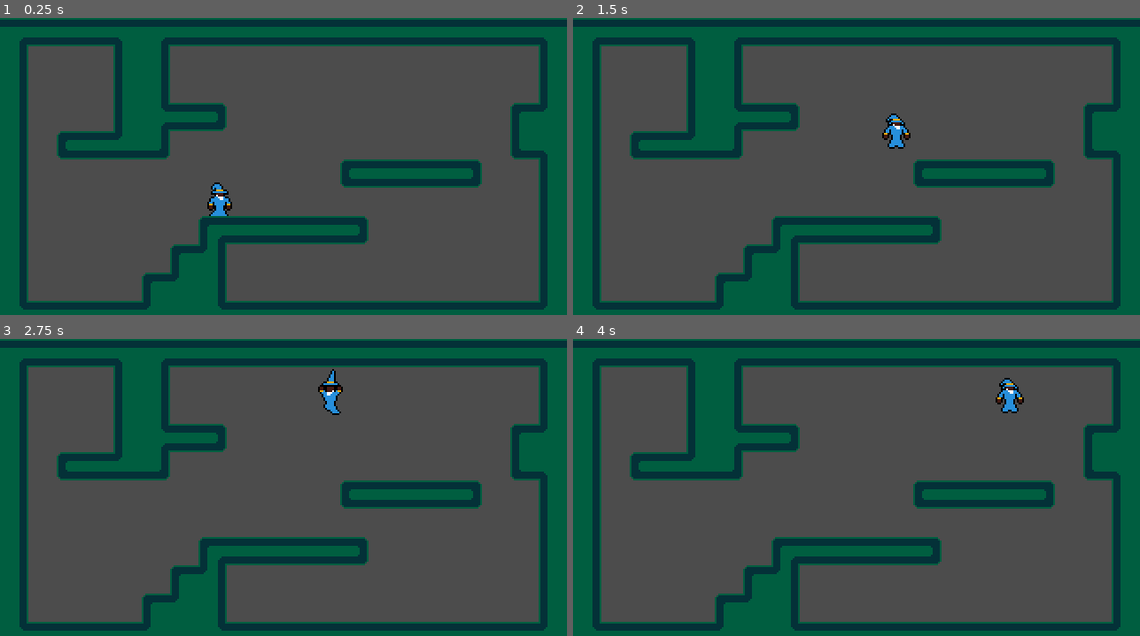
Above: before the commit, frames 1-4 (two rows, left to right).
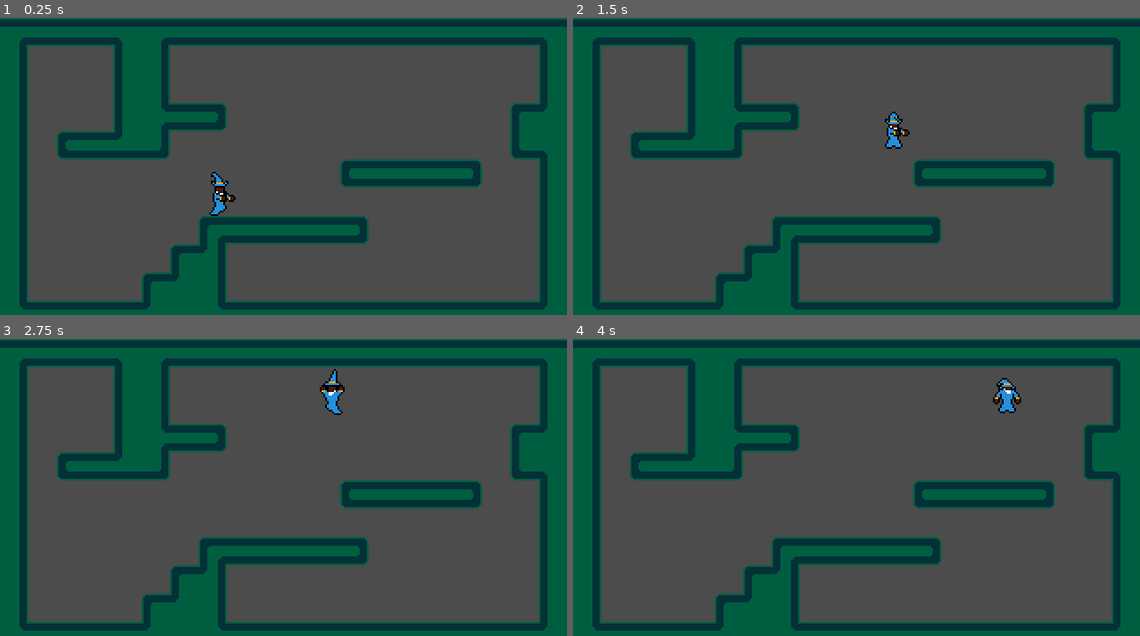
Above: after the commit, the same moments.

Repository: crasheds22/WizBiz
Game: Godot game, scene res://World.tscn
Two runs of this game, one before a commit and one after it. Both use one fixed random seed, a clock stepped at 60 frames per second and the inputs below.
Inputs (mouse positions are in pixels of both pictures, inside the frame that each line leads up to):
- Up to frame 1 (0.25 s): no input
- Up to frame 2 (1.5 s): tap Enter at 0.5 s; move the mouse to (981, 160) at 0.52 s; press the mouse at (981, 160) at 0.53 s; hold Right (ui_right) from 0.53 s (still down); tap Space (jump) at 0.77, 0.8, 1.07, 1.35 s; move the mouse to (743, 193) at 1.27 s; release the mouse at (743, 193) at 1.28 s
- Up to frame 3 (2.75 s): tap Space (jump) at 1.52, 1.82, 2.3 s; click (170, 514) at 1.55 s; move the mouse to (340, 428) at 2.02 s; release Right (ui_right) at 2.03 s; press the mouse at (340, 428) at 2.03 s; hold Left (ui_left) from 2.03 s (still down)
- Up to frame 4 (4 s): move the mouse to (828, 561) at 2.77 s; release Left (ui_left) at 2.78 s; release the mouse at (828, 561) at 2.78 s; hold Right (ui_right) from 2.78 s (still down); click (828, 561) at 2.85 s; tap Space (jump) at 3.02, 3.32, 3.6, 3.77 s; move the mouse to (1026, 546) at 3.52 s

The runs differ from the first frame. In frame 1, 0.4% of the frame differs, in the area x 36-42%, y 51-67%; in frame 2, 0.3%; in frame 3, 0.2%; in frame 4, 0.3%.

Commit message:
animation controller got beefy

Diff:
--- a/The Wiz.gd
+++ b/The Wiz.gd
@@ -7,36 +7,65 @@
 const GRAVITY = 200
 const JUMP_FORCE = 128
 
+const POST_CAST_WAIT = 0.5
+
 var motion = Vector2.ZERO
 var doubleJumped = false
+var x_input = 0
+var postCastTimer = 0
 
-onready var sprite = $Sprite
+onready var sprite 			= $Sprite
 onready var animationPlayer = $AnimationPlayer
 
 func anim_control(delta):
-	var x_input = Input.get_action_strength("ui_right") - Input.get_action_strength("ui_left")
+	if Input.is_action_pressed("fire"):
+		postCastTimer = 0
+		if is_on_floor():
+			animationPlayer.play("Pre cast spell")
+		else:
+			if motion.y > 0:
+				animationPlayer.play("Falling pre cast")
+			else:
+				if doubleJumped:
+					animationPlayer.play("Double jump pre cast")
+				else:
+					animationPlayer.play("Jump pre cast")
+	else:
+		if Input.is_action_just_released("fire"):
+			if is_on_floor():
+					animationPlayer.play("Cast spell")
+			else:
+				if motion.y > 0:
+					animationPlayer.play("Falling cast")
+				else:
+					if doubleJumped:
+						animationPlayer.play("Double jump cast")
+					else:
+						animationPlayer.play("Jump cast")
+		else:
+			if postCastTimer >= POST_CAST_WAIT:
+				if is_on_floor():
+					if x_input != 0:
+						animationPlayer.play("Walk")
+					else:
+						animationPlayer.play("Idle")
+				else:
+					if motion.y > 0:
+						animationPlayer.play("Falling")
+					else:
+						if doubleJumped:
+							animationPlayer.play("Double jump")
+						else:
+							animationPlayer.play("Jump")
 
-	if is_on_floor():
-		if x_input != 0:
-			animationPlayer.play("Walk")
-		else:
-			animationPlayer.play("Idle")
-	else:
-		if motion.y > 0:
-			animationPlayer.play("Falling")
-		else:
-			if doubleJumped:
-				animationPlayer.play("Double jump")
-			else:
-				animationPlayer.play("Jump")
-
+	postCastTimer += delta
 
 func _process(delta):
+	x_input = Input.get_action_strength("right") - Input.get_action_strength("left")
+
 	anim_control(delta)
 
 func _physics_process(delta):
-	var x_input = Input.get_action_strength("ui_right") - Input.get_action_strength("ui_left")
-
 	if x_input != 0:
 		motion.x += x_input * ACCELERATION * delta
 		motion.x = clamp(motion.x, -MAX_SPEED, MAX_SPEED)
@@ -57,8 +86,8 @@
 			motion.y = -JUMP_FORCE
 			doubleJumped = true
 
-		if Input.is_action_just_released("jump") and motion.y < -JUMP_FORCE / 2:
-			motion.y = -JUMP_FORCE / 2
+		if Input.is_action_just_released("jump") and motion.y < -JUMP_FORCE / 2.0:
+			motion.y = -JUMP_FORCE / 2.0
 
 		if x_input == 0:
 			motion.x = lerp(motion.x, 0, AIR_RESISTANCE)
--- a/The Wiz.tscn
+++ b/The Wiz.tscn
@@ -6,7 +6,7 @@
 [sub_resource type="RectangleShape2D" id=1]
 extents = Vector2( 4, 7 )
 
-[sub_resource type="Animation" id=2]
+[sub_resource type="Animation" id=14]
 resource_name = "Cast spell"
 length = 0.2
 tracks/0/type = "value"
@@ -16,10 +16,10 @@
 tracks/0/imported = false
 tracks/0/enabled = true
 tracks/0/keys = {
-"times": PoolRealArray( 0, 0.1 ),
-"transitions": PoolRealArray( 1, 1 ),
-"update": 1,
-"values": [ 12, 13 ]
+"times": PoolRealArray( 0 ),
+"transitions": PoolRealArray( 1 ),
+"update": 1,
+"values": [ 13 ]
 }
 
 [sub_resource type="Animation" id=3]
@@ -54,8 +54,39 @@
 "values": [ 36 ]
 }
 
+[sub_resource type="Animation" id=15]
+resource_name = "Double jump cast"
+length = 0.2
+tracks/0/type = "value"
+tracks/0/path = NodePath("Sprite:frame")
+tracks/0/interp = 1
+tracks/0/loop_wrap = true
+tracks/0/imported = false
+tracks/0/enabled = true
+tracks/0/keys = {
+"times": PoolRealArray( 0 ),
+"transitions": PoolRealArray( 1 ),
+"update": 1,
+"values": [ 43 ]
+}
+
 [sub_resource type="Animation" id=5]
-resource_name = "Double jump cast"
+resource_name = "Double jump pre cast"
+length = 0.1
+tracks/0/type = "value"
+tracks/0/path = NodePath("Sprite:frame")
+tracks/0/interp = 1
+tracks/0/loop_wrap = true
+tracks/0/imported = false
+tracks/0/enabled = true
+tracks/0/keys = {
+"times": PoolRealArray( 0 ),
+"transitions": PoolRealArray( 1 ),
+"update": 1,
+"values": [ 42 ]
+}
+
+[sub_resource type="Animation" id=6]
 length = 0.2
 tracks/0/type = "value"
 tracks/0/path = NodePath("Sprite:frame")
@@ -67,37 +98,39 @@
 "times": PoolRealArray( 0, 0.1 ),
 "transitions": PoolRealArray( 1, 1 ),
 "update": 1,
-"values": [ 42, 43 ]
-}
-
-[sub_resource type="Animation" id=6]
-length = 0.2
-tracks/0/type = "value"
-tracks/0/path = NodePath("Sprite:frame")
-tracks/0/interp = 1
-tracks/0/loop_wrap = true
-tracks/0/imported = false
-tracks/0/enabled = true
-tracks/0/keys = {
-"times": PoolRealArray( 0, 0.1 ),
-"transitions": PoolRealArray( 1, 1 ),
-"update": 1,
 "values": [ 48, 49 ]
 }
 
+[sub_resource type="Animation" id=17]
+resource_name = "Falling cast"
+length = 0.2
+tracks/0/type = "value"
+tracks/0/path = NodePath("Sprite:frame")
+tracks/0/interp = 1
+tracks/0/loop_wrap = true
+tracks/0/imported = false
+tracks/0/enabled = true
+tracks/0/keys = {
+"times": PoolRealArray( 0 ),
+"transitions": PoolRealArray( 1 ),
+"update": 1,
+"values": [ 55 ]
+}
+
 [sub_resource type="Animation" id=7]
-length = 0.3
-tracks/0/type = "value"
-tracks/0/path = NodePath("Sprite:frame")
-tracks/0/interp = 1
-tracks/0/loop_wrap = true
-tracks/0/imported = false
-tracks/0/enabled = true
-tracks/0/keys = {
-"times": PoolRealArray( 0, 0.2 ),
-"transitions": PoolRealArray( 1, 1 ),
-"update": 1,
-"values": [ 54, 55 ]
+resource_name = "Falling pre cast"
+length = 0.1
+tracks/0/type = "value"
+tracks/0/path = NodePath("Sprite:frame")
+tracks/0/interp = 1
+tracks/0/loop_wrap = true
+tracks/0/imported = false
+tracks/0/enabled = true
+tracks/0/keys = {
+"times": PoolRealArray( 0 ),
+"transitions": PoolRealArray( 1 ),
+"update": 1,
+"values": [ 54 ]
 }
 
 [sub_resource type="Animation" id=8]
@@ -148,19 +181,36 @@
 "values": [ 24 ]
 }
 
+[sub_resource type="Animation" id=16]
+resource_name = "Jump cast"
+length = 0.2
+tracks/0/type = "value"
+tracks/0/path = NodePath("Sprite:frame")
+tracks/0/interp = 1
+tracks/0/loop_wrap = true
+tracks/0/imported = false
+tracks/0/enabled = true
+tracks/0/keys = {
+"times": PoolRealArray( 0 ),
+"transitions": PoolRealArray( 1 ),
+"update": 1,
+"values": [ 31 ]
+}
+
 [sub_resource type="Animation" id=11]
-length = 0.2
-tracks/0/type = "value"
-tracks/0/path = NodePath("Sprite:frame")
-tracks/0/interp = 1
-tracks/0/loop_wrap = true
-tracks/0/imported = false
-tracks/0/enabled = true
-tracks/0/keys = {
-"times": PoolRealArray( 0, 0.1 ),
-"transitions": PoolRealArray( 1, 1 ),
-"update": 1,
-"values": [ 30, 31 ]
+resource_name = "Jump pre cast"
+length = 0.1
+tracks/0/type = "value"
+tracks/0/path = NodePath("Sprite:frame")
+tracks/0/interp = 1
+tracks/0/loop_wrap = true
+tracks/0/imported = false
+tracks/0/enabled = true
+tracks/0/keys = {
+"times": PoolRealArray( 0 ),
+"transitions": PoolRealArray( 1 ),
+"update": 1,
+"values": [ 30 ]
 }
 
 [sub_resource type="Animation" id=12]
@@ -176,6 +226,22 @@
 "transitions": PoolRealArray( 1, 1, 1, 1, 1, 1, 1 ),
 "update": 1,
 "values": [ 60, 61, 62, 63, 62, 61, 60 ]
+}
+
+[sub_resource type="Animation" id=2]
+resource_name = "Pre cast spell"
+length = 0.1
+tracks/0/type = "value"
+tracks/0/path = NodePath("Sprite:frame")
+tracks/0/interp = 1
+tracks/0/loop_wrap = true
+tracks/0/imported = false
+tracks/0/enabled = true
+tracks/0/keys = {
+"times": PoolRealArray( 0 ),
+"transitions": PoolRealArray( 1 ),
+"update": 1,
+"values": [ 12 ]
 }
 
 [sub_resource type="Animation" id=13]
@@ -202,22 +268,26 @@
 texture = ExtResource( 1 )
 vframes = 12
 hframes = 6
-frame = 48
+frame = 55
 
 [node name="CollisionShape2D" type="CollisionShape2D" parent="."]
 position = Vector2( 0, -7 )
 shape = SubResource( 1 )
 
 [node name="AnimationPlayer" type="AnimationPlayer" parent="."]
-"anims/Cast spell" = SubResource( 2 )
+"anims/Cast spell" = SubResource( 14 )
 anims/Death = SubResource( 3 )
 "anims/Double jump" = SubResource( 4 )
-"anims/Double jump cast" = SubResource( 5 )
+"anims/Double jump cast" = SubResource( 15 )
+"anims/Double jump pre cast" = SubResource( 5 )
 anims/Falling = SubResource( 6 )
-"anims/Falling cast" = SubResource( 7 )
+"anims/Falling cast" = SubResource( 17 )
+"anims/Falling pre cast" = SubResource( 7 )
 anims/Hurt = SubResource( 8 )
 anims/Idle = SubResource( 9 )
 anims/Jump = SubResource( 10 )
-"anims/Jump cast" = SubResource( 11 )
+"anims/Jump cast" = SubResource( 16 )
+"anims/Jump pre cast" = SubResource( 11 )
 "anims/Phase shift" = SubResource( 12 )
+"anims/Pre cast spell" = SubResource( 2 )
 anims/Walk = SubResource( 13 )
--- a/project.godot
+++ b/project.godot
@@ -34,6 +34,27 @@
 "deadzone": 0.5,
 "events": [ Object(InputEventKey,"resource_local_to_scene":false,"resource_name":"","device":0,"alt":false,"shift":false,"control":false,"meta":false,"command":false,"pressed":false,"scancode":32,"unicode":0,"echo":false,"script":null)
 , Object(InputEventJoypadButton,"resource_local_to_scene":false,"resource_name":"","device":0,"button_index":0,"pressure":0.0,"pressed":false,"script":null)
+, Object(InputEventKey,"resource_local_to_scene":false,"resource_name":"","device":0,"alt":false,"shift":false,"control":false,"meta":false,"command":false,"pressed":false,"scancode":16777232,"unicode":0,"echo":false,"script":null)
+ ]
+}
+left={
+"deadzone": 0.5,
+"events": [ Object(InputEventKey,"resource_local_to_scene":false,"resource_name":"","device":0,"alt":false,"shift":false,"control":false,"meta":false,"command":false,"pressed":false,"scancode":65,"unicode":0,"echo":false,"script":null)
+, Object(InputEventJoypadMotion,"resource_local_to_scene":false,"resource_name":"","device":0,"axis":0,"axis_value":-1.0,"script":null)
+, Object(InputEventKey,"resource_local_to_scene":false,"resource_name":"","device":0,"alt":false,"shift":false,"control":false,"meta":false,"command":false,"pressed":false,"scancode":16777231,"unicode":0,"echo":false,"script":null)
+ ]
+}
+right={
+"deadzone": 0.5,
+"events": [ Object(InputEventKey,"resource_local_to_scene":false,"resource_name":"","device":0,"alt":false,"shift":false,"control":false,"meta":false,"command":false,"pressed":false,"scancode":68,"unicode":0,"echo":false,"script":null)
+, Object(InputEventJoypadMotion,"resource_local_to_scene":false,"resource_name":"","device":0,"axis":0,"axis_value":1.0,"script":null)
+, Object(InputEventKey,"resource_local_to_scene":false,"resource_name":"","device":0,"alt":false,"shift":false,"control":false,"meta":false,"command":false,"pressed":false,"scancode":16777233,"unicode":0,"echo":false,"script":null)
+ ]
+}
+fire={
+"deadzone": 0.5,
+"events": [ Object(InputEventMouseButton,"resource_local_to_scene":false,"resource_name":"","device":0,"alt":false,"shift":false,"control":false,"meta":false,"command":false,"button_mask":0,"position":Vector2( 0, 0 ),"global_position":Vector2( 0, 0 ),"factor":1.0,"button_index":1,"pressed":false,"doubleclick":false,"script":null)
+, Object(InputEventJoypadButton,"resource_local_to_scene":false,"resource_name":"","device":0,"button_index":5,"pressure":0.0,"pressed":false,"script":null)
  ]
 }
 
Not shown: 1 places in The Wiz.tscn that only renumber resources
